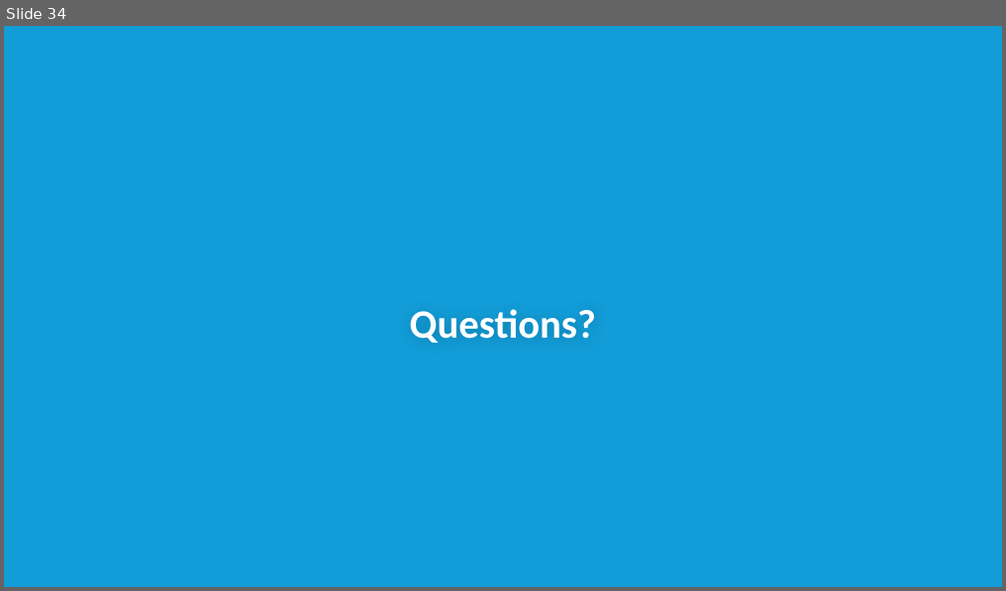
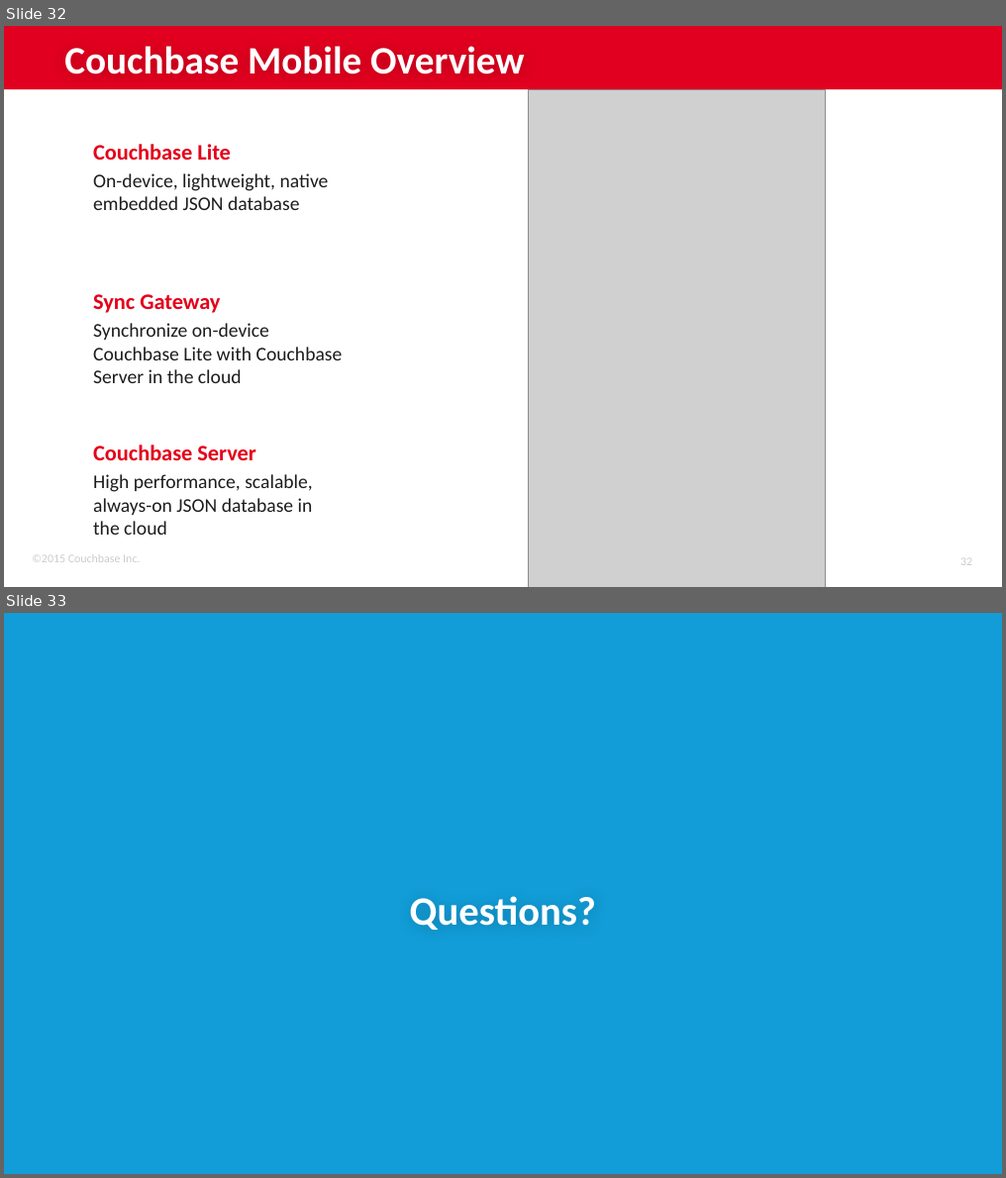
Before and after one commit to subalakr/workshop, a slide deck: server/presentations/Lec-02_Programming_Couchbase.pptx. Shown one above the other, each under a label of ours: slide 34 before the commit, slides 32 and 33 after it. The pictures are 1006x591 and 1006x1178 pixels, drawn with LibreOffice and Linux fonts; fonts in the diff are those of the drawing; grey boxes stand for pictures; background and template pictures are left out. Boxes give left, top, right and bottom in pixels: in the first picture for what was removed or moved away, otherwise in the second. Text is boxed around its words. In the diff, an @@ line names an element or a change of style, - is before the commit and + after.

```diff
--- a/server/presentations/Lec-02_Programming_Couchbase.pptx
+++ b/server/presentations/Lec-02_Programming_Couchbase.pptx
@@ slide 32 added at <box>4,26,1002,587</box>, background #FFFFFF @@
@@ rectangle added at <box>4,26,1002,90</box>, fill #E1001F @@
@@ title added at <box>64,46,524,75</box>, 28 pt, text #FFFFFF, bold @@
+Couchbase Mobile Overview
@@ picture added at <box>529,90,826,587</box> @@
@@ text added at <box>93,144,329,210</box>, 14 pt, text #1E1C1C @@
+Couchbase Lite
+On-device, lightweight, native embedded JSON database
@@ text added at <box>93,294,343,383</box>, 14 pt, text #1E1C1C @@
+Sync Gateway
+Synchronize on-device Couchbase Lite with Couchbase Server in the cloud
@@ text added at <box>93,445,313,535</box>, 14 pt, text #1E1C1C @@
+Couchbase Server
+High performance, scalable, always-on JSON database in the cloud
@@ text added at <box>32,556,140,563</box>, 8.5 pt, text #CCCCCC @@
+©2015 Couchbase Inc.
@@ page number added at <box>960,559,972,566</box>, 8.5 pt, text #CCCCCC @@
+32
@@ what was slide 34 is now slide 33 @@
```
Also in this commit, not shown: 7 slides changed, 2 other slides added, 4 slides removed, 9 other files.
